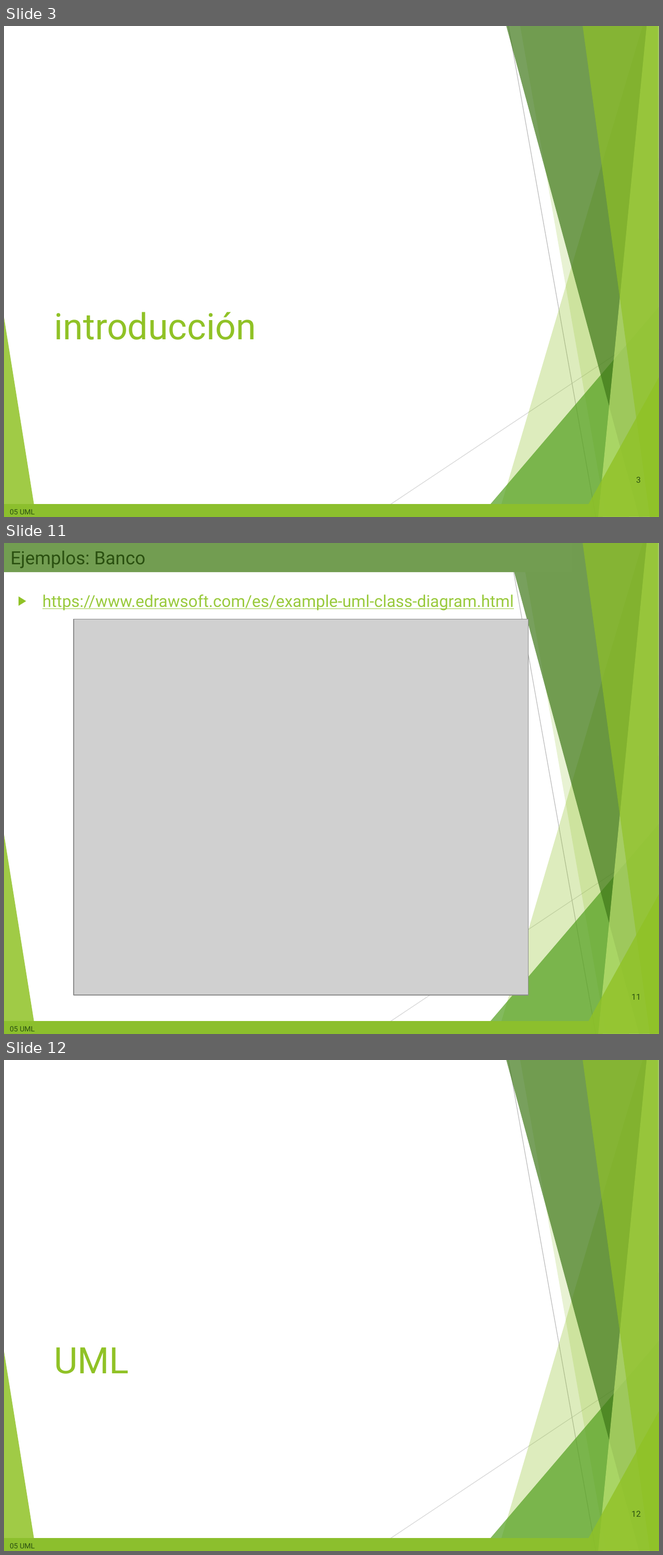
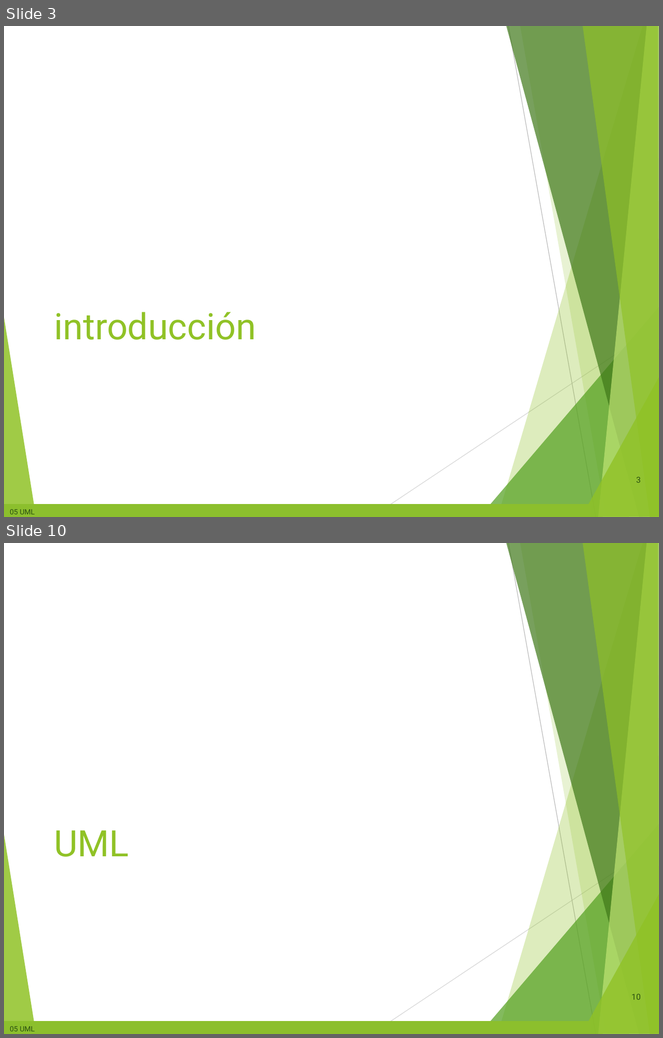
Before and after one commit to miGUITel/ED, a slide deck: 00 PRESENTACIONES compartida alumnos/ED05 - UML Diagramas de clases.pptx. Shown one above the other, each under a label of ours: slides 3, 11 and 12 before the commit, slides 3 and 10 after it; the slides between them are not shown. The pictures are 663x1555 and 663x1038 pixels, drawn with LibreOffice and Linux fonts; fonts in the diff are those of the drawing; grey boxes stand for pictures; background and template pictures are left out. Boxes give left, top, right and bottom in pixels: in the first picture for what was removed or moved away, otherwise in the second. Text is boxed around its words. In the diff, an @@ line names an element or a change of style, - is before the commit and + after.

```diff
--- a/00 PRESENTACIONES compartida alumnos/ED05 - UML Diagramas de clases.pptx
+++ b/00 PRESENTACIONES compartida alumnos/ED05 - UML Diagramas de clases.pptx
@@ slide 11 removed at bbox=[4, 543, 659, 1034], background #FFFFFF; not listed: 11 template elements that a slide beside it also shows @@
@@ title removed at bbox=[4, 543, 573, 573] @@
-Ejemplos: Banco
@@ text removed at bbox=[42, 594, 514, 611] @@
-▶ https://www.edrawsoft.com/es/example-uml-class-diagram.html
@@ picture removed at bbox=[74, 619, 528, 995] @@
@@ page number removed at bbox=[632, 994, 641, 1000] @@
-11
@@ what was slide 12 is now slide 10 @@
@@ page number at bbox=[632, 994, 641, 1000]: text changed @@
-12
+10
```
Also in this commit, not shown: 17 slides changed, 3 slides added, 3 other slides removed, 23 other files.
